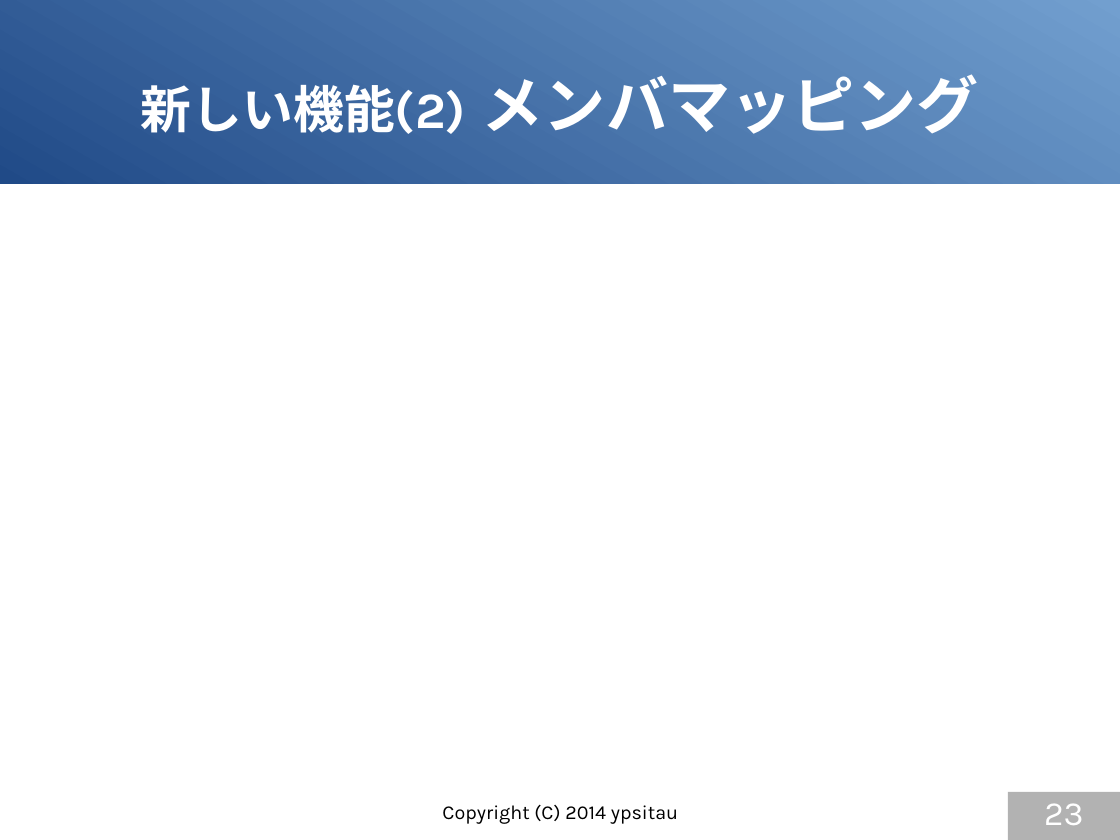
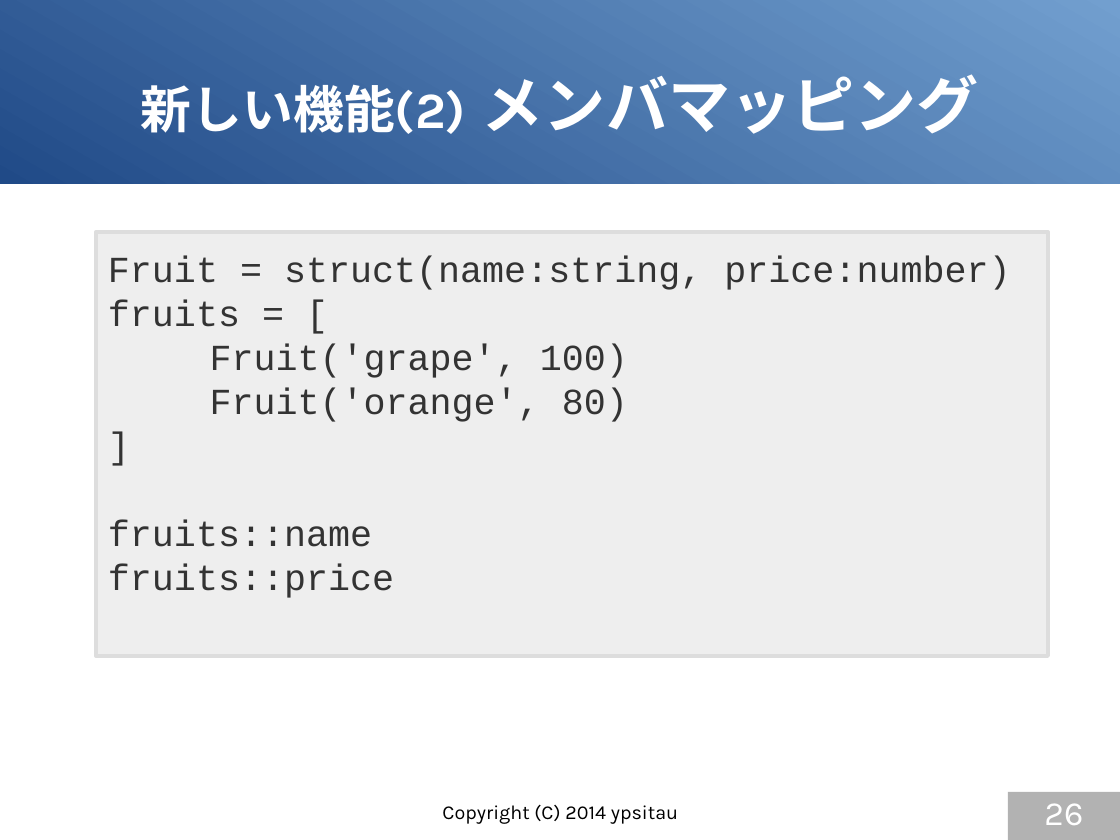
Before and after one commit to gura-lang/gura-doc, a slide deck: slide 26 of presentation/gura-introduction.odp (slide 23 before the commit). Drawn at 1120x840 pixels with LibreOffice and Linux fonts; fonts in the diff are those of the drawing. Boxes give left, top, right and bottom in pixels: in the first picture for what was removed or moved away, otherwise in the second. Text is boxed around its words. In the diff, an @@ line names an element or a change of style, - is before the commit and + after.

```diff
--- a/presentation/gura-introduction.odp
+++ b/presentation/gura-introduction.odp
@@ rectangle added at [96, 232, 1048, 656], fill #EEEEEE, outline #DDDDDD 2.83 pt, 26 pt, text #333333 @@
+Fruit = struct(name:string, price:number)
+fruits = [
+Fruit('grape', 100)
+Fruit('orange', 80)
+]
+fruits::name
+fruits::price
@@ page number at [1044, 803, 1083, 825]: text changed @@
-23
+26
```
Also in this commit, not shown: 8 other slides changed, 4 slides added.
